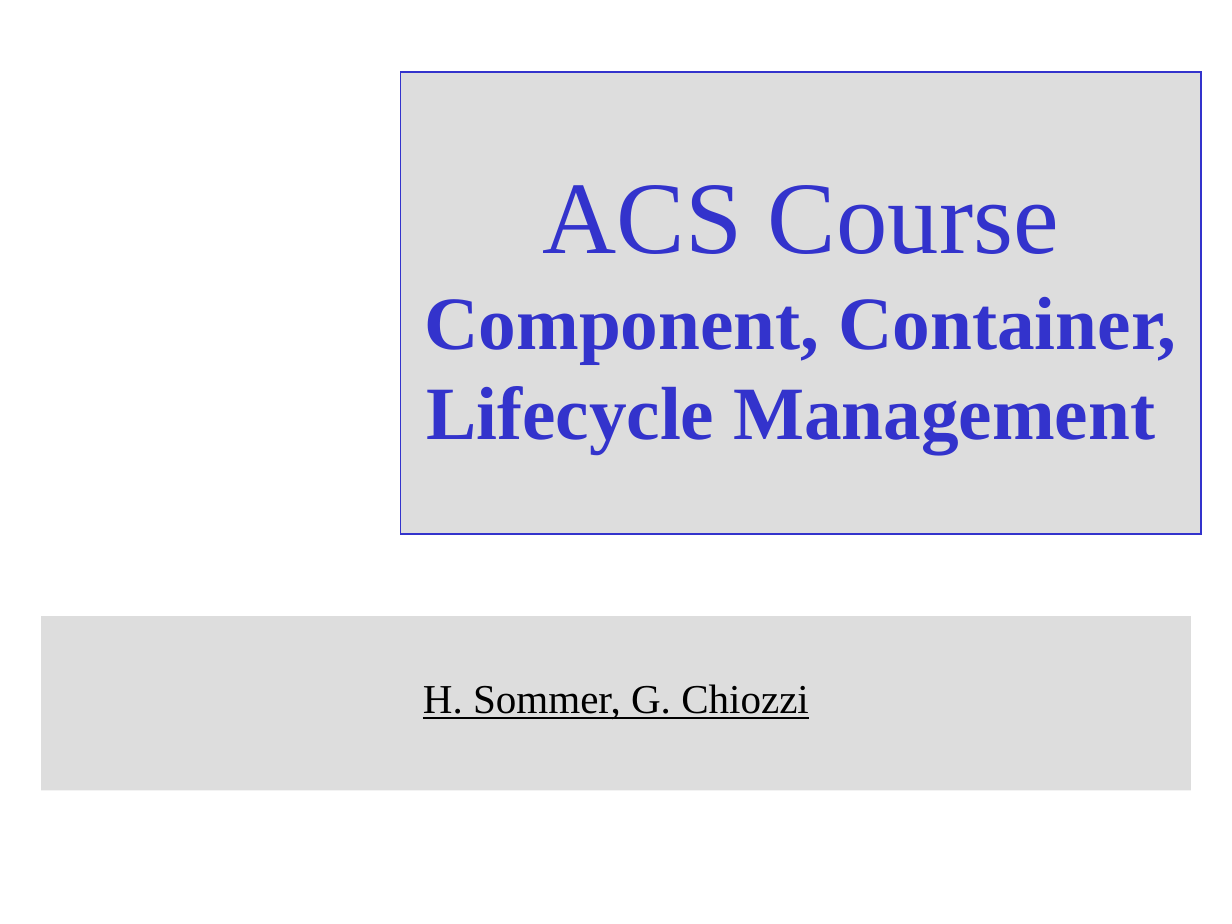
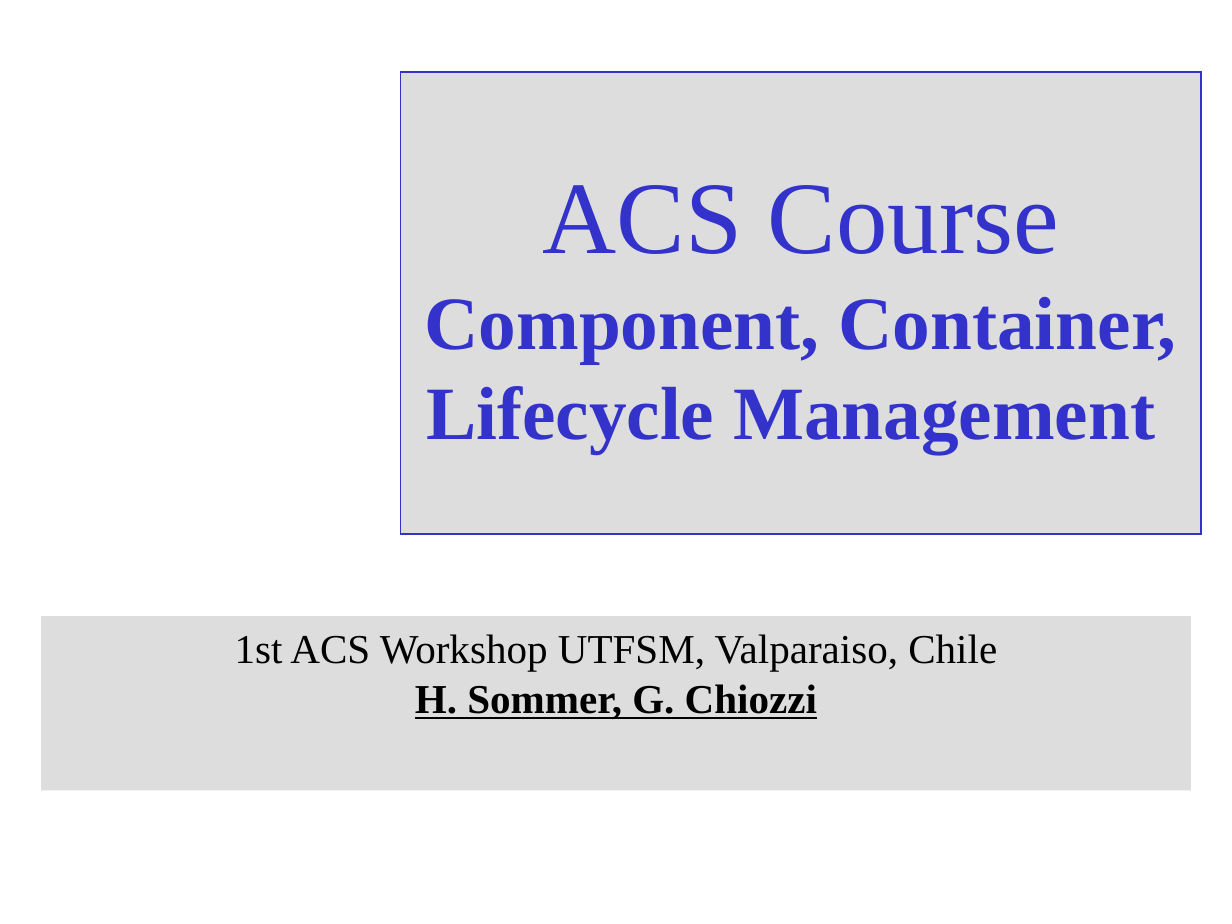
Before and after one commit to ACS-Community/ACS, a slide deck: slide 1 of Documents/ACS-Course/ACSCourse-01c-ContComp.ppt. Drawn at 1232x924 pixels with LibreOffice and Linux fonts; fonts in the diff are those of the drawing; background and template pictures are left out. Boxes give left, top, right and bottom in pixels: in the first picture for what was removed or moved away, otherwise in the second. Text is boxed around its words. In the diff, an @@ line names an element or a change of style, - is before the commit and + after.

Commit message:
Updated for ACS Course in UTFSM Valparaiso.

```diff
--- a/Documents/ACS-Course/ACSCourse-01c-ContComp.ppt
+++ b/Documents/ACS-Course/ACSCourse-01c-ContComp.ppt
@@ subtitle at <box>235,634,997,671</box>: paragraph added @@
+1st ACS Workshop UTFSM, Valparaiso, Chile
@@ subtitle at <box>415,684,817,719</box>: bold on in "H. Sommer, G. Chiozzi" @@
```
Also in this commit, not shown: 1 other slide changed, 2 other files.
